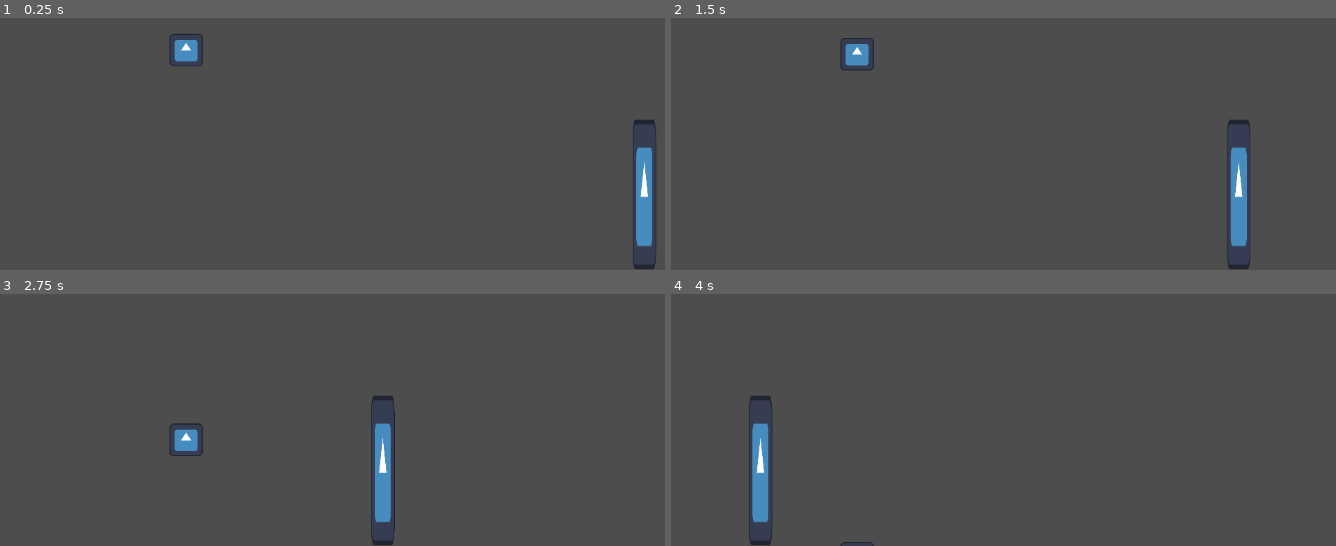
Above: before the commit, frames 1-4 (two rows, left to right).
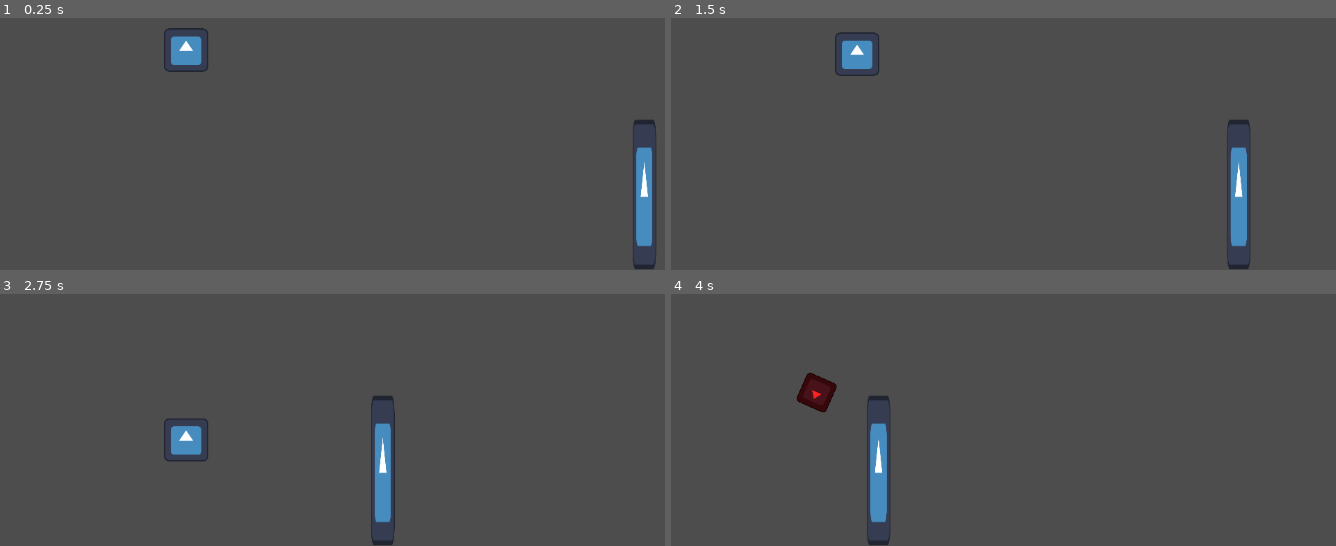
Above: after the commit, the same moments.

Repository: imbev/WhenPenguinsFly
Game: Godot game, scene res://game.tscn
The game is run twice, just before and just after one commit, with the same random seed, the same clock (stepped at 60 frames per second) and the same inputs. The engine's default icon, where the game draws it, is replaced by a stand-in: a white triangle on a blue panel in a dark square.
Inputs:
- Up to frame 1 (0.25 s): no input
- Up to frame 2 (1.5 s): tap W (jump) at 0.77 s
- Up to frame 3 (2.75 s): tap W (jump) at 1.52 s
- Up to frame 4 (4 s): tap W (jump) at 3.02, 3.77 s

The runs differ from the first frame. In frame 1, 0.5% of the frame differs, in the area x 24-32%, y 3-22%; in frame 2, 0.5%; in frame 3, 0.5%; in frame 4, 3.2%, in the area x 11-33%, y 31-100%.
Error before the commit: Invalid call. Nonexistent function 'game_over' in base 'CharacterBody2D (player.gd)'. (res://enemy/enemy.gd:7)

Commit message:
Add game over animation

Diff:
--- a/player/player.gd
+++ b/player/player.gd
@@ -4,13 +4,17 @@
 const JUMP_STRENGTH = -100
 var speed = 100.0
 var can_jump = true
+var is_game_over = false
+
 
 @onready var initial_y = global_position.y
 
 func _physics_process(delta):
 	if velocity.y < 300:
 		velocity.y += GRAVITY * delta
-	velocity.x += speed * delta
+
+	if not is_game_over:
+		velocity.x += speed * delta
 
 	if Input.is_action_pressed("jump") and can_jump:
 		var jump_velocity = GRAVITY * JUMP_STRENGTH * delta
@@ -26,3 +30,8 @@
 
 func _on_jump_cooldown_timeout():
 	can_jump = true
+
+func game_over():
+	is_game_over = true
+	velocity = Vector2.DOWN
+	%AnimationPlayer.play("game_over")
--- a/player/player.tscn
+++ b/player/player.tscn
@@ -6,16 +6,83 @@
 [sub_resource type="CircleShape2D" id="CircleShape2D_ic455"]
 radius = 25.0
 
+[sub_resource type="Animation" id="Animation_73pc0"]
+resource_name = "game_over"
+length = 2.0
+tracks/0/type = "value"
+tracks/0/imported = false
+tracks/0/enabled = true
+tracks/0/path = NodePath("Sprite2D:rotation")
+tracks/0/interp = 1
+tracks/0/loop_wrap = true
+tracks/0/keys = {
+"times": PackedFloat32Array(0, 1),
+"transitions": PackedFloat32Array(1, 1),
+"update": 0,
+"values": [0.0, -6.28319]
+}
+tracks/1/type = "value"
+tracks/1/imported = false
+tracks/1/enabled = true
+tracks/1/path = NodePath("Sprite2D:scale")
+tracks/1/interp = 1
+tracks/1/loop_wrap = true
+tracks/1/keys = {
+"times": PackedFloat32Array(0, 0.3, 0.5, 0.8, 2),
+"transitions": PackedFloat32Array(1, 1, 1, 1, 1),
+"update": 0,
+"values": [Vector2(0.5, 0.488), Vector2(0.5, 0.488), Vector2(0.3, 0.293), Vector2(0.2, 0.195), Vector2(1e-05, 1e-05)]
+}
+tracks/2/type = "value"
+tracks/2/imported = false
+tracks/2/enabled = true
+tracks/2/path = NodePath("Sprite2D:modulate")
+tracks/2/interp = 1
+tracks/2/loop_wrap = true
+tracks/2/keys = {
+"times": PackedFloat32Array(0, 0.5, 1),
+"transitions": PackedFloat32Array(1, 1, 1),
+"update": 0,
+"values": [Color(1, 1, 1, 1), Color(1, 0, 0, 1), Color(0.321569, 0, 0, 1)]
+}
+tracks/3/type = "bezier"
+tracks/3/imported = false
+tracks/3/enabled = true
+tracks/3/path = NodePath("Sprite2D:position:x")
+tracks/3/interp = 1
+tracks/3/loop_wrap = true
+tracks/3/keys = {
+"handle_modes": PackedInt32Array(0, 0, 0),
+"points": PackedFloat32Array(0, -0.25, 0, 0.25, 0, -60, -0.25, 0, 0.25, 0, -70, -0.25, 0, 0.25, 0),
+"times": PackedFloat32Array(0, 0.5, 1.1)
+}
+tracks/4/type = "bezier"
+tracks/4/imported = false
+tracks/4/enabled = true
+tracks/4/path = NodePath("Sprite2D:position:y")
+tracks/4/interp = 1
+tracks/4/loop_wrap = true
+tracks/4/keys = {
+"handle_modes": PackedInt32Array(0, 0, 0),
+"points": PackedFloat32Array(0, -0.25, 0, 0.25, 0, -200, -0.25, 0, 0.25, 0, 500, -0.25, 0, 0.25, 0),
+"times": PackedFloat32Array(0, 0.5, 1.1)
+}
+
+[sub_resource type="AnimationLibrary" id="AnimationLibrary_c7q66"]
+_data = {
+"game_over": SubResource("Animation_73pc0")
+}
+
 [node name="Player" type="CharacterBody2D"]
 script = ExtResource("1_ujr83")
 
-[node name="Icon" type="Sprite2D" parent="."]
-position = Vector2(-3.8147e-06, 1.90735e-06)
-scale = Vector2(0.375, 0.365964)
-texture = ExtResource("1_6bduq")
-
 [node name="CollisionShape2D" type="CollisionShape2D" parent="."]
 shape = SubResource("CircleShape2D_ic455")
+
+[node name="Sprite2D" type="Sprite2D" parent="."]
+unique_name_in_owner = true
+scale = Vector2(0.5, 0.488)
+texture = ExtResource("1_6bduq")
 
 [node name="JumpCooldown" type="Timer" parent="."]
 unique_name_in_owner = true
@@ -24,4 +91,10 @@
 unique_name_in_owner = true
 offset = Vector2(250, 0)
 
+[node name="AnimationPlayer" type="AnimationPlayer" parent="."]
+unique_name_in_owner = true
+libraries = {
+"": SubResource("AnimationLibrary_c7q66")
+}
+
 [connection signal="timeout" from="JumpCooldown" to="." method="_on_jump_cooldown_timeout"]
Not shown: 1 places in player/player.tscn that only renumber resources
